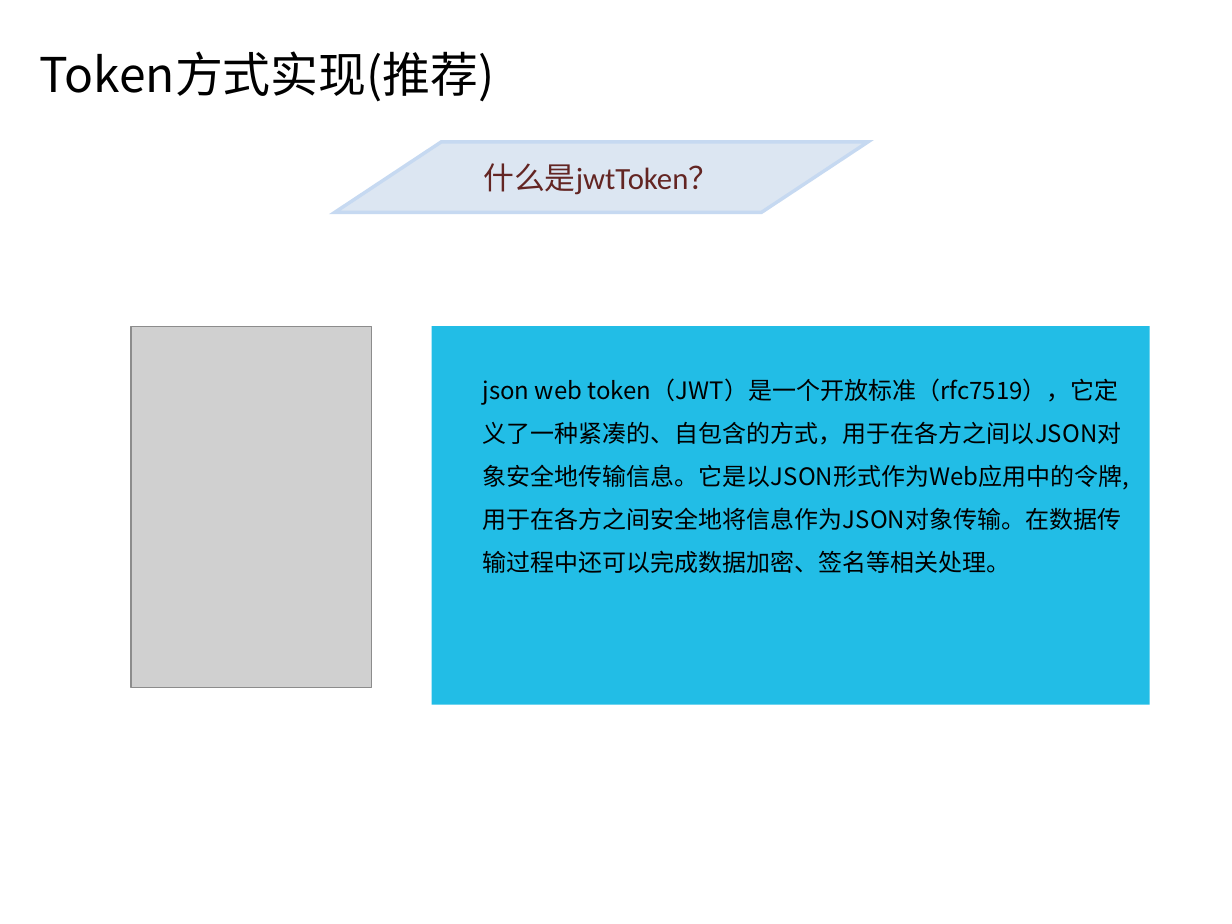
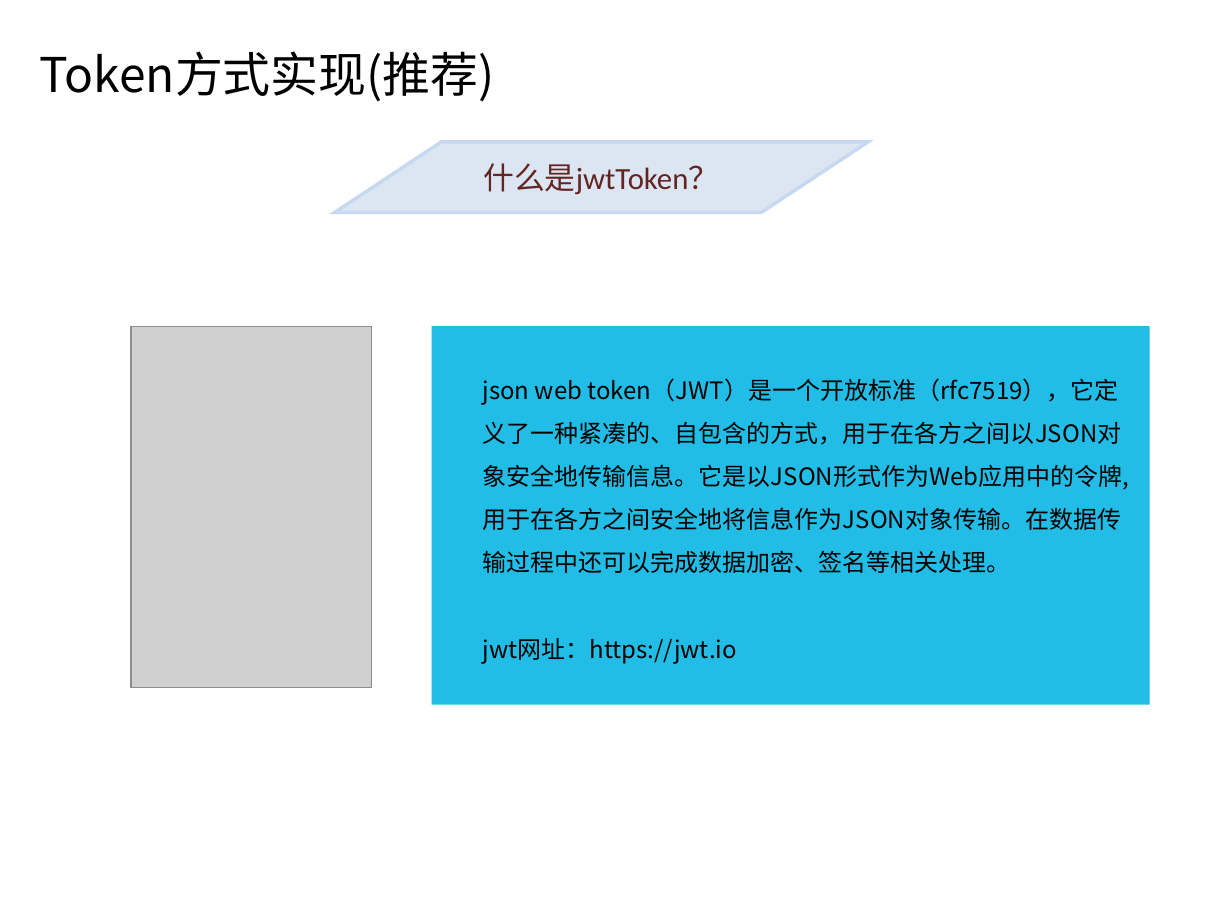
Before and after one commit to shenshanshi/sso, a slide deck: slide 10 of sso.ppt. Drawn at 1232x924 pixels with LibreOffice and Linux fonts; fonts in the diff are those of the drawing; grey boxes stand for pictures. Boxes give left, top, right and bottom in pixels: in the first picture for what was removed or moved away, otherwise in the second. Text is boxed around its words. In the diff, an @@ line names an element or a change of style, - is before the commit and + after.

```diff
--- a/sso.ppt
+++ b/sso.ppt
@@ text at [483,638,737,664]: paragraph added @@
+jwt网址：https://jwt.io
```
Also in this commit, not shown: 2 other slides changed, 4 slides added, 1 slide removed, 1 other file.
